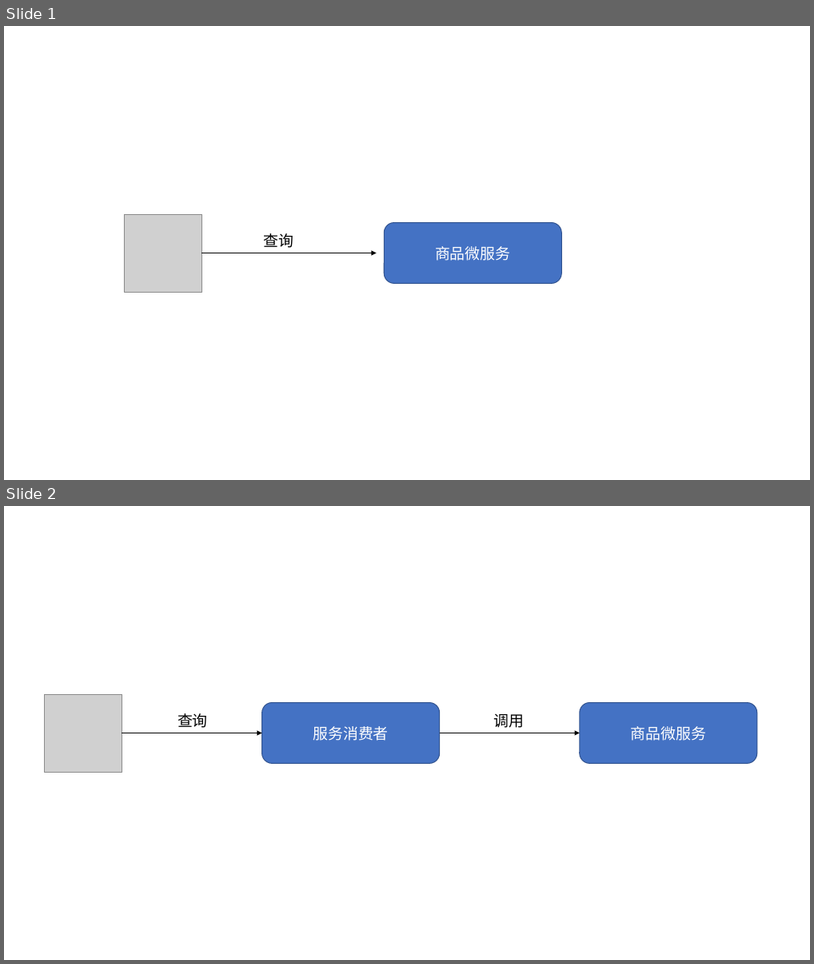
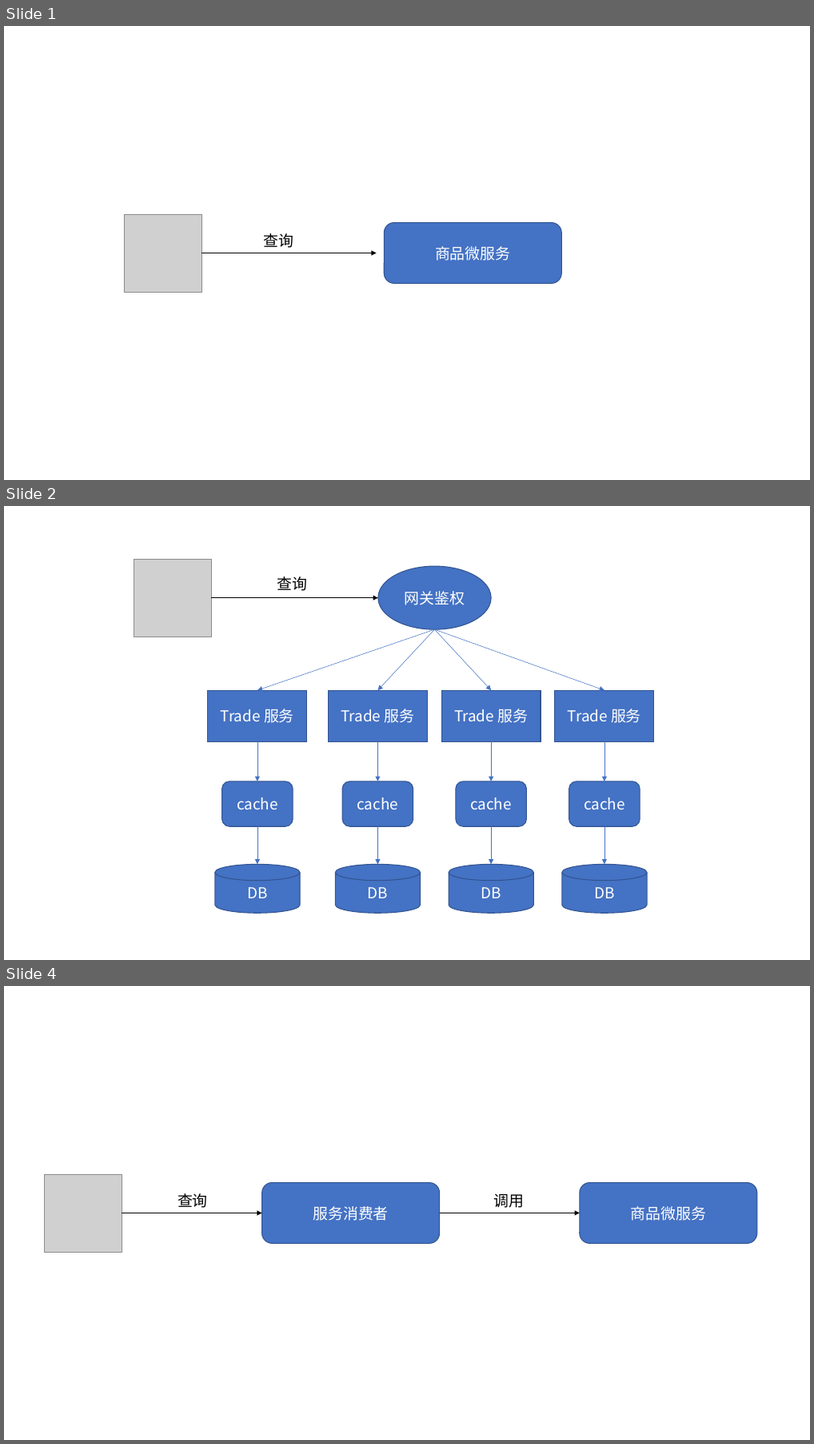
Before and after one commit to Xinwuyaqu/-, a slide deck: 图.pptx. Shown one above the other, each under a label of ours: slides 1 and 2 before the commit, slides 1, 2 and 4 after it; the slides between them are not shown. The pictures are 814x964 and 814x1444 pixels, drawn with LibreOffice and Linux fonts; fonts in the diff are those of the drawing; grey boxes stand for pictures. Boxes give left, top, right and bottom in pixels: in the first picture for what was removed or moved away, otherwise in the second. Text is boxed around its words. In the diff, an @@ line names an element or a change of style, - is before the commit and + after.

```diff
--- a/图.pptx
+++ b/图.pptx
@@ slide 2 added at box(4, 506, 810, 960), background #FFFFFF @@
@@ picture added at box(134, 559, 211, 636) @@
@@ text added at box(278, 576, 308, 591), 18 pt, text #000000 @@
+查询
@@ ellipse added at box(378, 566, 491, 629), fill #4472C4, outline #325491 1 pt, 18 pt, text #FFFFFF @@
+网关鉴权
@@ arrow added from (211, 598) to (378, 598), #000000 1.5 pt @@
@@ arrow added from (434, 629) to (258, 690), #4472C4 0.5 pt @@
@@ arrow added from (434, 629) to (378, 690), #4472C4 0.5 pt @@
@@ arrow added from (434, 629) to (491, 690), #4472C4 0.5 pt @@
@@ arrow added from (434, 629) to (605, 690), #4472C4 0.5 pt @@
@@ rectangle added at box(208, 690, 307, 741), fill #4472C4, outline #325491 1 pt, 18 pt, text #FFFFFF @@
+Trade 服务
@@ rectangle added at box(328, 690, 427, 741), fill #4472C4, outline #325491 1 pt, 18 pt, text #FFFFFF @@
+Trade 服务
@@ rectangle added at box(442, 690, 541, 741), fill #4472C4, outline #325491 1 pt, 18 pt, text #FFFFFF @@
+Trade 服务
@@ rectangle added at box(555, 690, 654, 741), fill #4472C4, outline #325491 1 pt, 18 pt, text #FFFFFF @@
+Trade 服务
@@ arrow added from (258, 742) to (258, 781), #4472C4 0.5 pt @@
@@ arrow added from (378, 742) to (378, 781), #4472C4 0.5 pt @@
@@ arrow added from (491, 742) to (491, 781), #4472C4 0.5 pt @@
@@ arrow added from (605, 742) to (605, 781), #4472C4 0.5 pt @@
@@ rounded rectangle added at box(222, 781, 293, 827), fill #4472C4, outline #325491 1 pt, 18 pt, text #FFFFFF @@
+cache
@@ rounded rectangle added at box(342, 781, 414, 827), fill #4472C4, outline #325491 1 pt, 18 pt, text #FFFFFF @@
+cache
@@ rounded rectangle added at box(456, 781, 526, 827), fill #4472C4, outline #325491 1 pt, 18 pt, text #FFFFFF @@
+cache
@@ rounded rectangle added at box(570, 781, 641, 827), fill #4472C4, outline #325491 1 pt, 18 pt, text #FFFFFF @@
+cache
@@ arrow added from (258, 826) to (258, 864), #4472C4 0.5 pt @@
@@ arrow added from (378, 826) to (378, 864), #4472C4 0.5 pt @@
@@ arrow added from (491, 826) to (491, 864), #4472C4 0.5 pt @@
@@ arrow added from (605, 826) to (605, 864), #4472C4 0.5 pt @@
@@ cylinder added at box(215, 864, 301, 913), fill #4472C4, outline #325491 1 pt, 18 pt, text #FFFFFF @@
+DB
@@ cylinder added at box(335, 864, 421, 913), fill #4472C4, outline #325491 1 pt, 18 pt, text #FFFFFF @@
+DB
@@ cylinder added at box(450, 864, 534, 913), fill #4472C4, outline #325491 1 pt, 18 pt, text #FFFFFF @@
+DB
@@ cylinder added at box(562, 864, 648, 913), fill #4472C4, outline #325491 1 pt, 18 pt, text #FFFFFF @@
+DB
@@ what was slide 2 is now slide 4 @@
```
Also in this commit, not shown: 1 other slide added, 11 other files.
